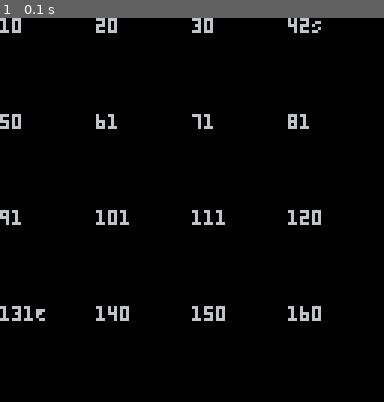
Above: before the commit, frame 1.
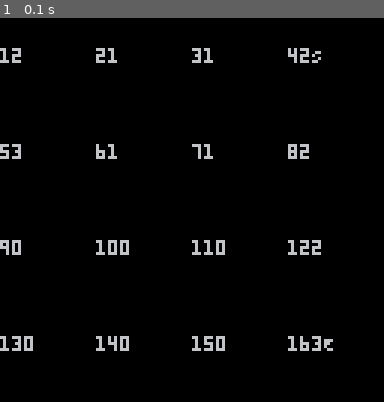
Above: after the commit, the same moment.

Repository: jmahoney/spade
Game: PICO-8 cartridge spelunky_rules_map.p8
Same seed, same stepped clock (60 frames per second), same inputs: the game is played once before the commit and once after it.
Inputs:
- Up to frame 1 (0.1 s): no input

The runs differ from the first frame. In frame 1, 4.8% of the frame differs, in the area x 0-87%, y 0-87%.

Commit message:
Path generation works

Diff:
--- a/spelunky_rules_map.p8
+++ b/spelunky_rules_map.p8
@@ -14,7 +14,7 @@
 
 SIDE_ROOM = 0
 LEFT_RIGHT_ROOM = 1
-LEFT_RIGHT_BOTTOM = 2
+LEFT_RIGHT_BOTTOM_ROOM = 2
 LEFT_RIGHT_TOP_ROOM = 3
 
 room = {}
@@ -115,20 +115,27 @@
       local next_room_direction = pick_direction()
 
       log('next room direction '..next_room_direction)
+      if next_room_direction == DOWN then
+	 direction = DOWN
+      else
+	 direction = horizontal_direction
+      end
+      log('next actual direction '..direction)
+
 
       -- if we want to place it horizontally and
       -- we can't because the current room is on an edge
       -- then we want to try and go down.
-      if (next_room_direction == LEFT and not current_room:can_go_left_from_here())
-      or (next_room_direction == RIGHT and not current_room:can_go_right_from_here()) then
+      if (direction == LEFT and not current_room:can_go_left_from_here())
+      or (direction == RIGHT and not current_room:can_go_right_from_here()) then
 	 log('forced to go down')
-	 next_room_direction = DOWN
+	 direction = DOWN
       end
 
       -- if we want to place the next room below the current
       -- room and we're on the bottom level then we've
       -- reached the end of the path
-      if next_room_direction == DOWN and not current_room:can_go_down_from_here() then
+      if direction == DOWN and not current_room:can_go_down_from_here() then
 	 log('want to go down but cannot. marking '..current_room.room_number..' as exit')
 	 path_completed = true
 	 current_room.is_exit = true
@@ -142,9 +149,9 @@
       -- we're still in our loop so lets place a room
       -- what room number is it
       local next_room_number
-      if next_room_direction == LEFT then
+      if direction == LEFT then
 	 next_room_number = current_room.room_number - 1
-      elseif next_room_direction == RIGHT then
+      elseif direction == RIGHT then
 	 next_room_number = current_room.room_number + 1
       else
 	 next_room_number = current_room.room_number + 4
@@ -182,7 +189,7 @@
 function _draw()
    cls()
    local x = 0
-   local y = 0
+   local y = 10
    for i = 1, 16 do
       local room = ROOMS[i]
       local s = ''
@@ -191,6 +198,8 @@
    	 if room.is_start then s = s..'S' end
    	 if room.is_exit then s = s..'E' end
    	 print(s, x, y)
+      else
+	 print(room.room_number, x, y)
       end
       x+=32
       if i % 4 == 0 then
